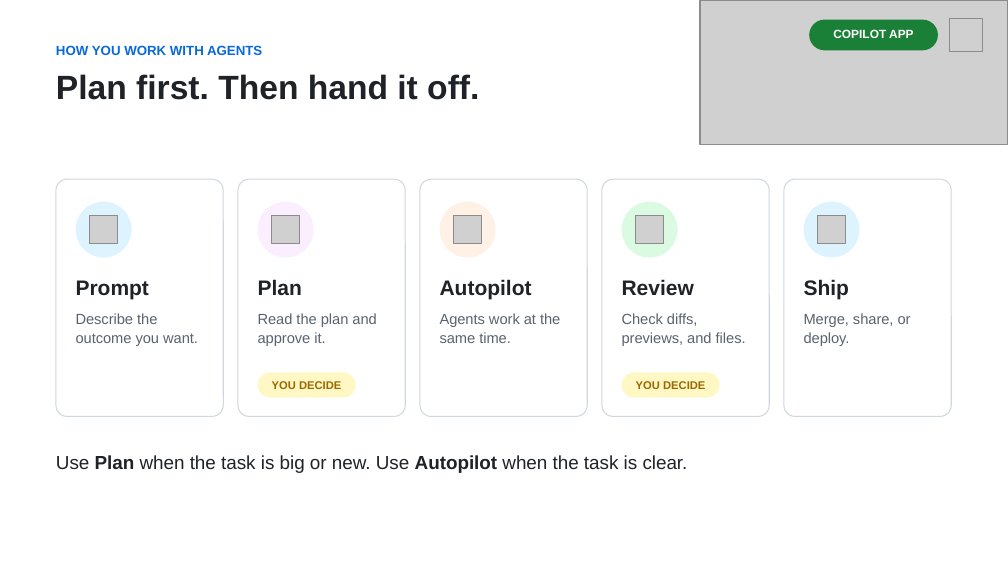
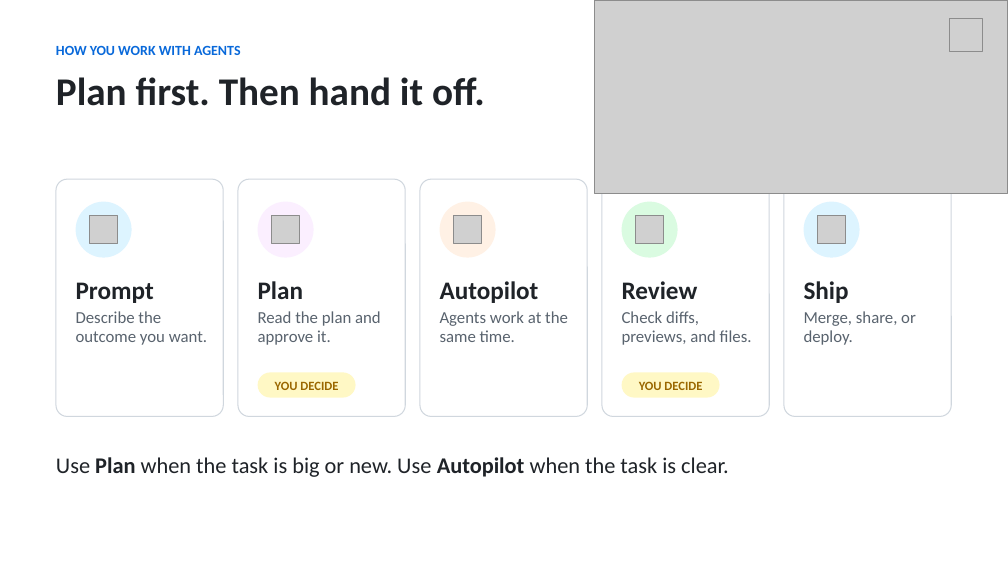
Before and after one commit to DanWahlin/housing-market-demo, a slide deck: slide 9 of talk/copilot-app-put-ai-agents-to-work.pptx (slide 10 before the commit). Drawn at 1008x567 pixels with LibreOffice and Linux fonts; fonts in the diff are those of the drawing; grey boxes stand for pictures. Boxes give left, top, right and bottom in pixels: in the first picture for what was removed or moved away, otherwise in the second. Text is boxed around its words. In the diff, an @@ line names an element or a change of style, - is before the commit and + after.

```diff
--- a/talk/copilot-app-put-ai-agents-to-work.pptx
+++ b/talk/copilot-app-put-ai-agents-to-work.pptx
@@ picture: place and size @@
-picture at box(700, 0, 1008, 144)
+picture at box(595, 0, 1008, 194)
@@ rounded rectangle removed at box(809, 19, 938, 50) @@
@@ text removed at box(833, 29, 913, 38) @@
-COPILOT APP
@@ text "HOW YOU WORK WITH AGENTS" at box(56, 46, 241, 55): size 9.5 to 10 pt, font Arial to Calibri @@
@@ text "Plan first. Then hand it ..." at box(56, 77, 485, 106): size 24 to 28 pt, font Arial to Calibri @@
@@ size 15 to 18 pt, font Arial to Calibri in 5 elements at box(76, 282, 154, 303), box(258, 281, 303, 299), box(440, 281, 539, 303), box(622, 281, 698, 299), box(804, 281, 849, 303) @@
@@ size 10.5 to 12 pt, font Arial to Calibri in 5 elements at box(76, 311, 207, 345), box(258, 311, 381, 345), box(440, 311, 568, 342), box(622, 311, 752, 345), box(804, 311, 916, 345) @@
@@ text "YOU DECIDE" at box(275, 381, 338, 390): size 8 to 9 pt, font Arial to Calibri @@
@@ text "YOU DECIDE" at box(639, 381, 702, 390): size 8 to 9 pt, font Arial to Calibri @@
@@ text "Use Plan when the task ..." at box(56, 457, 729, 477): size 13.5 to 16 pt, font Arial to Calibri @@
```
Also in this commit, not shown: 13 other slides changed, 1 slide added, 2 slides removed.
